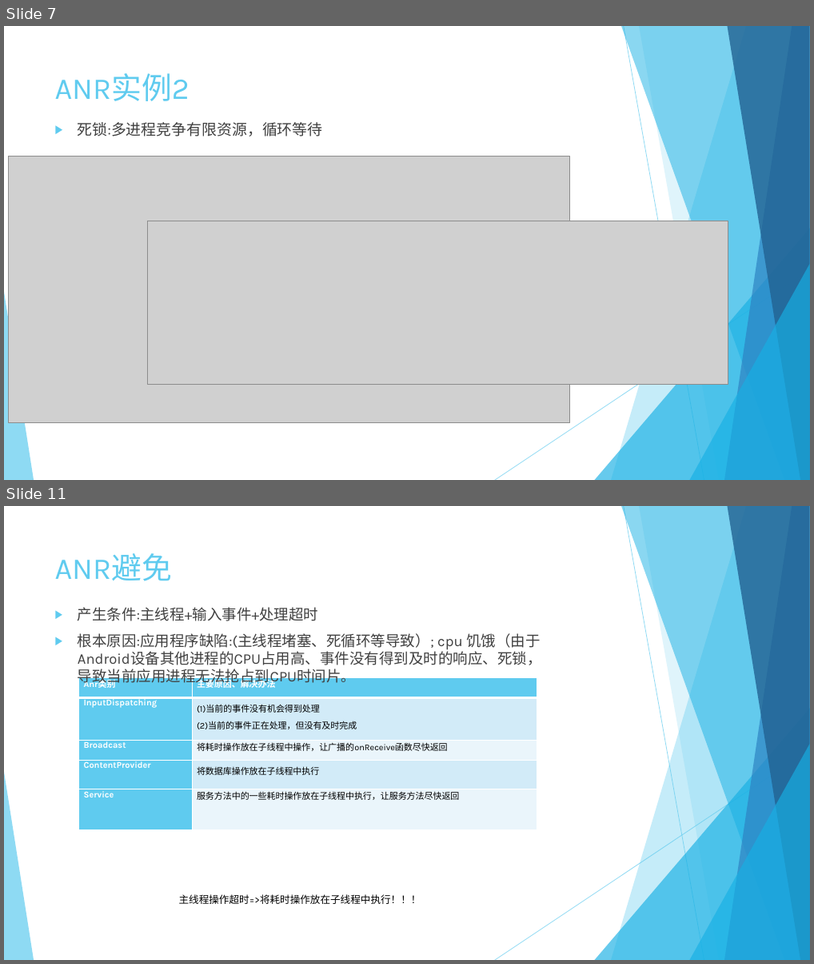
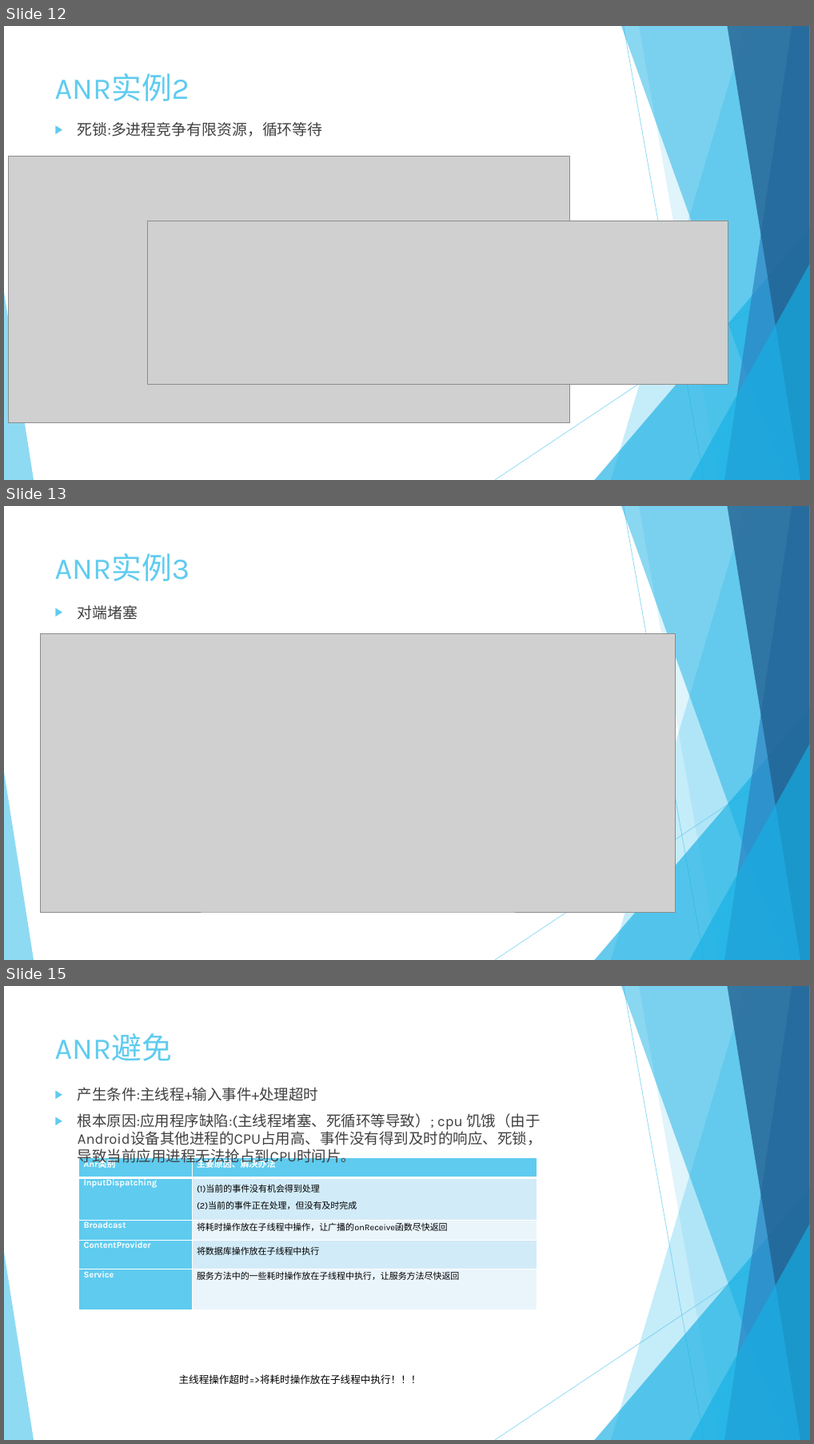
Before and after one commit to keyguansz/asys, a slide deck: debug/ANR原理简介.pptx. Shown one above the other, each under a label of ours: slides 7 and 11 before the commit, slides 12, 13 and 15 after it; the slides between them are not shown. The pictures are 814x964 and 814x1444 pixels, drawn with LibreOffice and Linux fonts; fonts in the diff are those of the drawing; grey boxes stand for pictures. Boxes give left, top, right and bottom in pixels: in the first picture for what was removed or moved away, otherwise in the second. Text is boxed around its words. In the diff, an @@ line names an element or a change of style, - is before the commit and + after.

```diff
--- a/debug/ANR原理简介.pptx
+++ b/debug/ANR原理简介.pptx
@@ slide 13 added at box(4, 506, 810, 960), background #FFFFFF; not listed: 10 template elements that a slide beside it also shows @@
@@ title added at box(55, 553, 190, 581), 36 pt, text #5FCBEF @@
+ANR实例3
@@ text added at box(78, 605, 138, 620), 18 pt, text #404040 @@
+▶ 对端堵塞
@@ picture added at box(40, 634, 675, 912) @@
@@ what was slide 7 is now slide 12 @@
@@ what was slide 11 is now slide 15 @@
```
Also in this commit, not shown: 3 slides changed, 7 other slides added, 4 slides removed, 46 other files.
